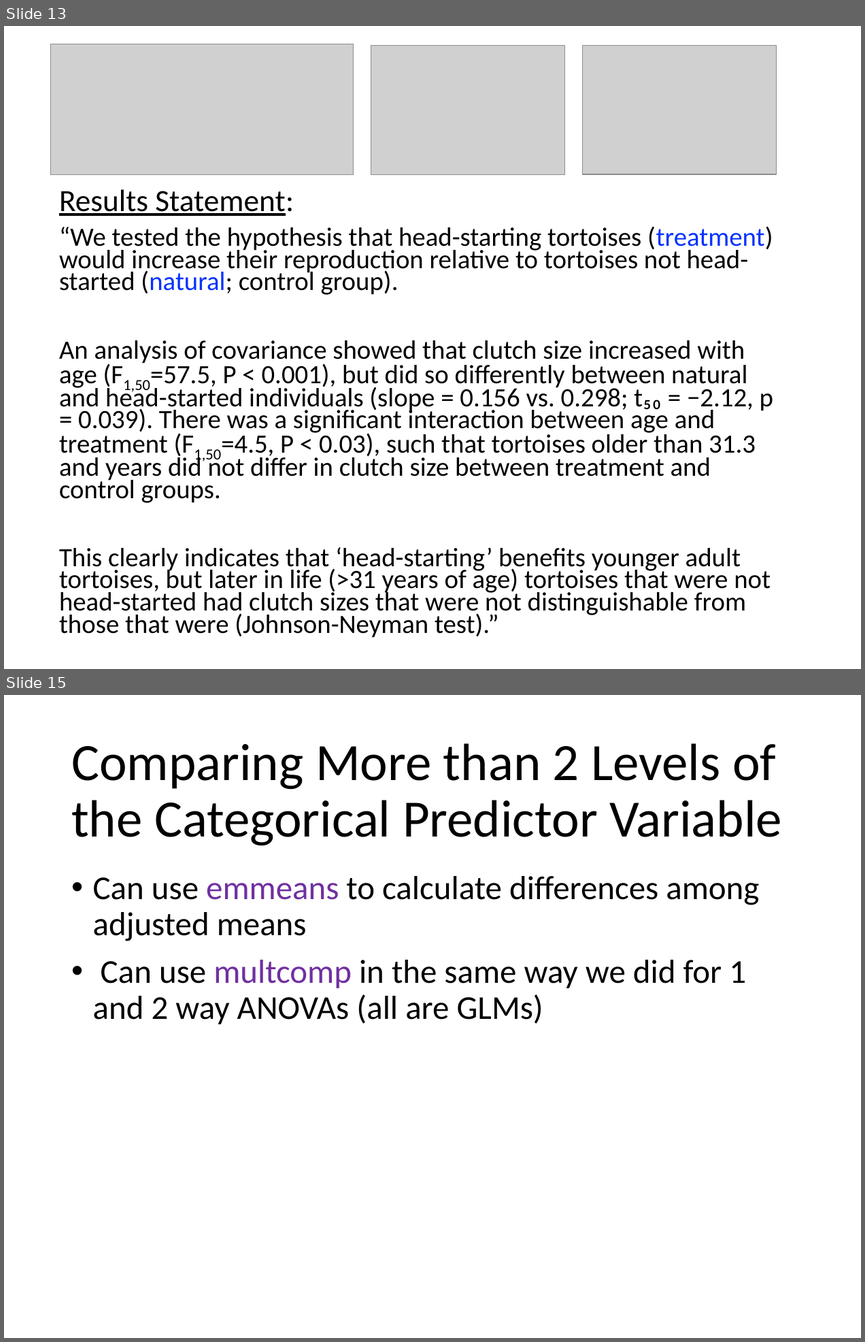
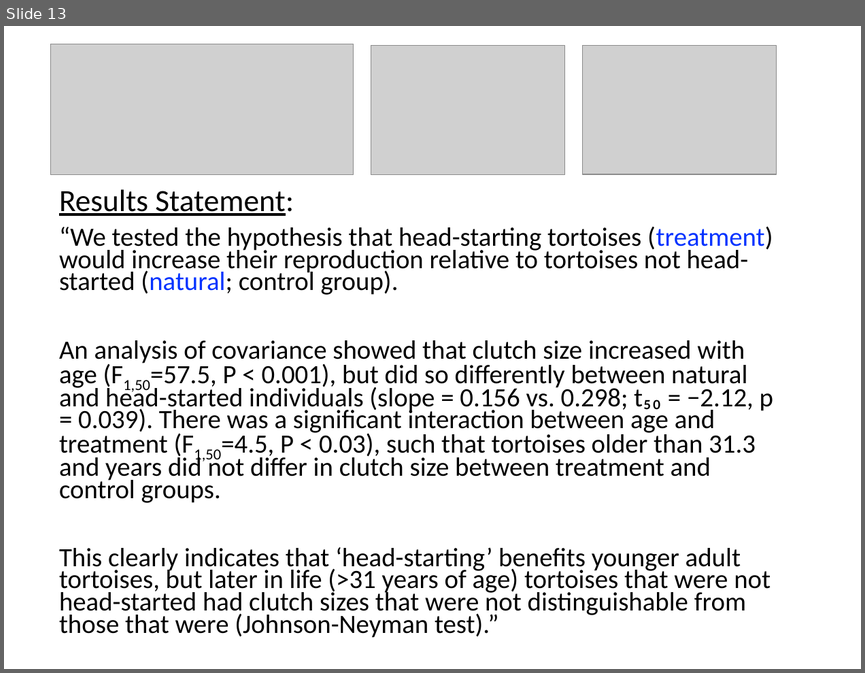
Before and after one commit to cmgienger/6-ANCOVA, a slide deck: 6-ANCOVA-separate-slopes.pptx. Shown one above the other, each under a label of ours: slides 13 and 15 before the commit, slide 13 after it; the slides between them are not shown. The pictures are 865x1342 and 865x673 pixels, drawn with LibreOffice and Linux fonts; fonts in the diff are those of the drawing; grey boxes stand for pictures. Boxes give left, top, right and bottom in pixels: in the first picture for what was removed or moved away, otherwise in the second. Text is boxed around its words. In the diff, an @@ line names an element or a change of style, - is before the commit and + after.

```diff
--- a/6-ANCOVA-separate-slopes.pptx
+++ b/6-ANCOVA-separate-slopes.pptx
@@ slide 15 removed at [4, 695, 861, 1338], background #FFFFFF @@
@@ title removed at [71, 743, 782, 846] @@
-Comparing More than 2 Levels of the Categorical Predictor Variable
@@ text removed at [93, 876, 759, 1024] @@
-• Can use emmeans to calculate differences among adjusted means
-• Can use multcomp in the same way we did for 1 and 2 way ANOVAs (all are GLMs)
```
Also in this commit, not shown: 1 slide changed, 3 slides added, 1 other file.
